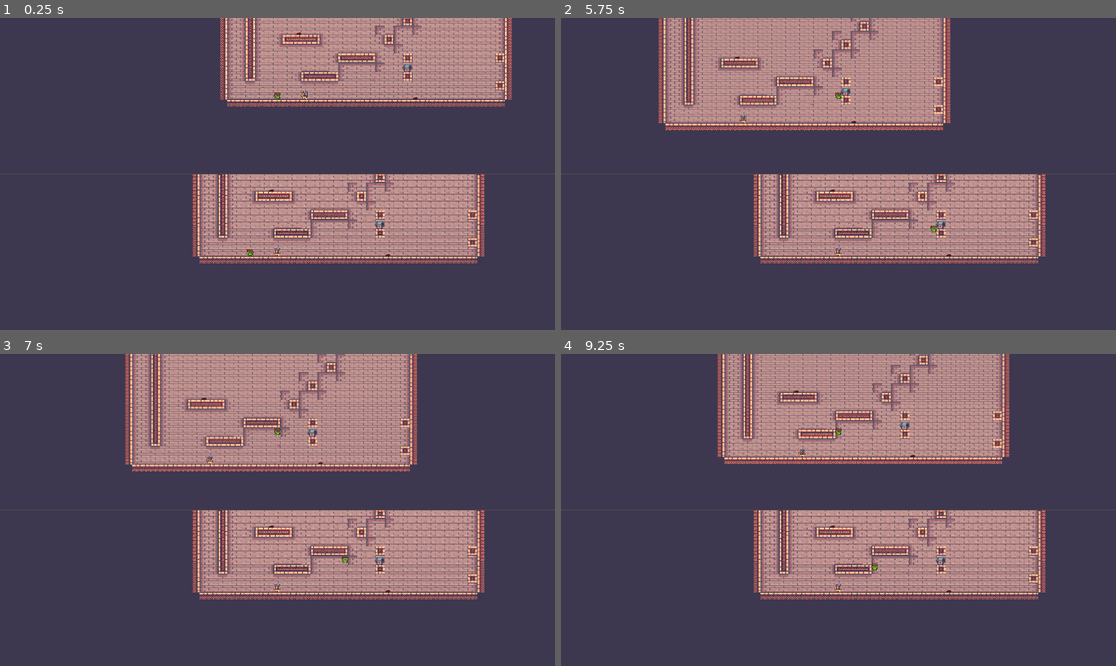
Above: before the commit, frames 1-4 (two rows, left to right).
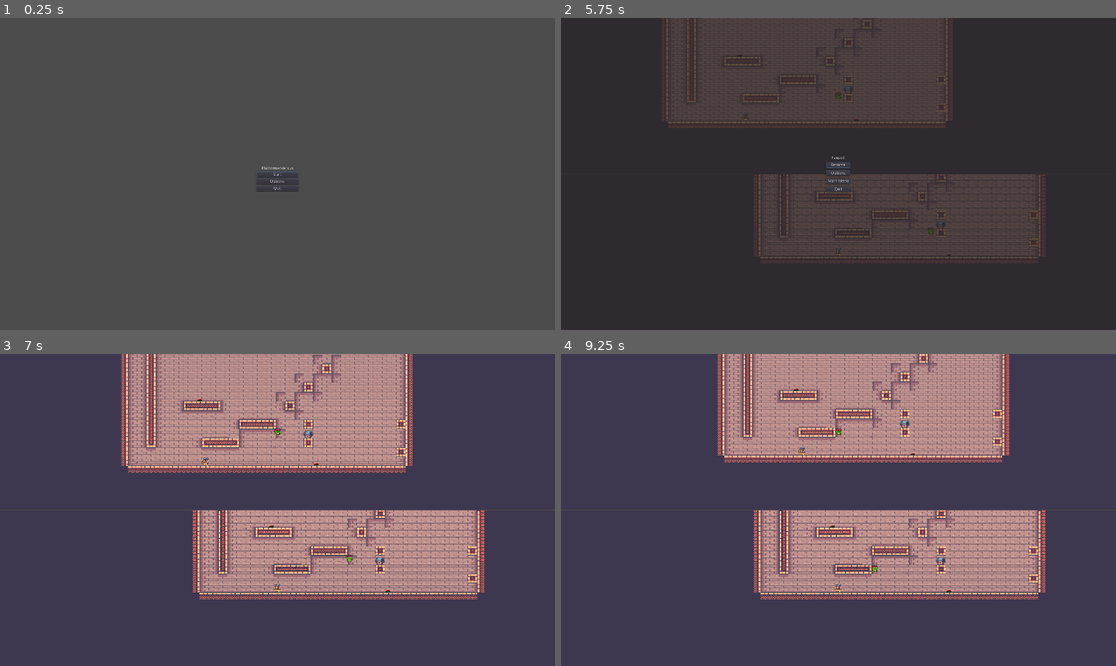
Above: after the commit, the same moments.

Repository: ccarrions/PlatformerVersus
Game: Godot game, scene res://scenes/StartMenu.tscn
Two runs of this game, one before a commit and one after it. Both use one fixed random seed, a clock stepped at 60 frames per second and the inputs below. Before the commit the project starts from res://scenes/SandBox.tscn.
Inputs (mouse positions are in pixels of both pictures, inside the frame that each line leads up to):
- Up to frame 1 (0.25 s): no input
- Up to frame 2 (5.75 s): click (838, 180) at 0.5 s, where only the run after the commit has a clickable "Options"; click (838, 174) at 1.25 s, where only the run after the commit has a clickable "Start"; tap Enter at 2 s; hold Right (p1_move_right) 2.03-3.53 s; tap Up (p1_jump) at 2.27, 3.02, 4.52, 5.27 s; hold Left (p1_move_left) 3.53-4.28 s; hold Right (p1_move_right) from 4.28 s (still down); tap Escape (pause, bound only after the commit) at 5.65 s
- Up to frame 3 (7 s): release Right (p1_move_right) at 5.75 s; click (277, 500) at 5.75 s, where only the run after the commit has a clickable "Resume"; hold Left (p1_move_left) from 6.53 s (still down); tap Up (p1_jump) at 6.77 s
- Up to frame 4 (9.25 s): release Left (p1_move_left) at 7.28 s; hold Right (p1_move_right) 7.28-8.03 s; hold Left (p1_move_left) from 8.03 s (still down); tap Up (p1_jump) at 8.27, 9.02 s

The runs differ from the first frame. In frame 1, 28% of the frame differs, in the area x 34-93%, y 0-79%; in frame 2, 100%, in the area x 0-100%, y 0-100%; in frame 3, 13%; in frame 4, 10%.

Commit message:
Muerte/Respawn/Menu de Inicio/Pause/Ganar
Ganar -> Si llegar al fin, ganas la partida

Diff:
--- a/Character/character.gd
+++ b/Character/character.gd
@@ -1,9 +1,7 @@
 extends KinematicBody2D
-
 
 var velocity = Vector2()
 var LIVES = 1
-
 var GRAVITY = 9
 var SPEED = 250
 var JUMP_SPEED = -300
@@ -16,19 +14,20 @@
 export var controls: Resource = null
 
 func _physics_process(delta):
-	var move_input = Input.get_axis(controls.move_left, controls.move_right)
-	velocity = move_and_slide(velocity, Vector2.UP)
-	velocity.x = move_toward(velocity.x, move_input*SPEED, ACCELERATION*delta)
-	velocity.y += GRAVITY
-	if is_on_floor() and Input.is_action_just_pressed(controls.jump):
-		velocity.y = JUMP_SPEED
+	if not DEAD:
+		var move_input = Input.get_axis(controls.move_left, controls.move_right)
+		velocity = move_and_slide(velocity, Vector2.UP)
+		velocity.x = move_toward(velocity.x, move_input*SPEED, ACCELERATION*delta)
+		velocity.y += GRAVITY
+		if is_on_floor() and Input.is_action_just_pressed(controls.jump):
+			velocity.y = JUMP_SPEED
 
-	if is_on_wall() and Input.is_action_just_pressed(controls.move_left):
-		velocity.y = -JUMP_WALL
-		velocity.x = -WALL_JUMP
-	if is_on_wall() and Input.is_action_just_pressed(controls.move_right):
-		velocity.y = -JUMP_WALL
-		velocity.x = WALL_JUMP
+		if is_on_wall() and Input.is_action_just_pressed(controls.move_left):
+			velocity.y = -JUMP_WALL
+			velocity.x = -WALL_JUMP
+		if is_on_wall() and Input.is_action_just_pressed(controls.move_right):
+			velocity.y = -JUMP_WALL
+			velocity.x = WALL_JUMP
 
 
 
@@ -39,28 +38,38 @@
 
 
 
+
+
+
+
 func take_damage():
 	LIVES -= 1
 	if LIVES <= 0:
 		die()
 
 func die():
-	self.global_position.x = -1000
-	self.global_position.y = -1000
 	DEAD = true
+	self.global_position.x = 800
+	self.global_position.y = 500
+	$CollisionShape2D.set_deferred("disabled", true)
+	self.hide()
 
 
 
 
 func _process(delta):
 	if DEAD:
-		print(timer)
 		timer -= delta
 		if timer < 0:
-			self.global_position.x = 800
-			self.global_position.y = 500
+			self.global_position.x = 500
+			self.global_position.y = 800
+			LIVES = 1
 			timer = 5
 			DEAD = false
+			$CollisionShape2D.set_deferred("disabled", false)
+			self.show()
+
+
 # Called when the node enters the scene tree for the first time.
 func _ready():
 	pass
--- a/project.godot
+++ b/project.godot
@@ -21,7 +21,7 @@
 [application]
 
 config/name="PlatformerVersus"
-run/main_scene="res://scenes/SandBox.tscn"
+run/main_scene="res://scenes/StartMenu.tscn"
 config/icon="res://icon.png"
 
 [display]
@@ -65,6 +65,11 @@
 "events": [ Object(InputEventKey,"resource_local_to_scene":false,"resource_name":"","device":0,"alt":false,"shift":false,"control":false,"meta":false,"command":false,"pressed":false,"scancode":0,"physical_scancode":87,"unicode":0,"echo":false,"script":null)
  ]
 }
+pause={
+"deadzone": 0.5,
+"events": [ Object(InputEventKey,"resource_local_to_scene":false,"resource_name":"","device":0,"alt":false,"shift":false,"control":false,"meta":false,"command":false,"pressed":false,"scancode":0,"physical_scancode":16777217,"unicode":0,"echo":false,"script":null)
+ ]
+}
 
 [physics]
 
--- /dev/null
+++ b/scenes/Finish.tscn
@@ -0,0 +1,17 @@
+[gd_scene load_steps=4 format=2]
+
+[ext_resource path="res://pole.png" type="Texture" id=1]
+[ext_resource path="res://scripts/Finish.gd" type="Script" id=2]
+
+[sub_resource type="RectangleShape2D" id=1]
+extents = Vector2( 10.5, 14.5 )
+
+[node name="Area2D" type="Area2D"]
+script = ExtResource( 2 )
+
+[node name="CollisionShape2D" type="CollisionShape2D" parent="."]
+position = Vector2( 0.5, 1.5 )
+shape = SubResource( 1 )
+
+[node name="Pole" type="Sprite" parent="."]
+texture = ExtResource( 1 )
--- /dev/null
+++ b/scenes/GUI.tscn
@@ -0,0 +1,12 @@
+[gd_scene load_steps=3 format=2]
+
+[ext_resource path="res://scenes/PauseMenu.tscn" type="PackedScene" id=1]
+[ext_resource path="res://scenes/WinScreen.tscn" type="PackedScene" id=2]
+
+[node name="GUI" type="CanvasLayer"]
+
+[node name="PauseControl" parent="." instance=ExtResource( 1 )]
+visible = false
+
+[node name="WinScreen" parent="." instance=ExtResource( 2 )]
+visible = false
--- a/scenes/Level2.tscn
+++ b/scenes/Level2.tscn
@@ -10,6 +10,8 @@
 [ext_resource path="res://scenes/spike.tscn" type="PackedScene" id=8]
 [ext_resource path="res://scenes/bullet.tscn" type="PackedScene" id=9]
 [ext_resource path="res://assets/Sprites/10-Cannon/Idle.png" type="Texture" id=10]
+[ext_resource path="res://scenes/Finish.tscn" type="PackedScene" id=11]
+[ext_resource path="res://scripts/Finish.gd" type="Script" id=12]
 
 [sub_resource type="ConvexPolygonShape2D" id=2]
 points = PoolVector2Array( 0, 0, 32, 0, 32, 32, 0, 32 )
@@ -706,3 +708,8 @@
 position = Vector2( 985, 721 )
 scale = Vector2( -1.4526, 1.4526 )
 texture = ExtResource( 10 )
+
+[node name="Area2D" parent="." instance=ExtResource( 11 )]
+position = Vector2( 1255, 288 )
+scale = Vector2( 2, 2 )
+script = ExtResource( 12 )
--- /dev/null
+++ b/scenes/PauseMenu.tscn
@@ -0,0 +1,60 @@
+[gd_scene load_steps=2 format=2]
+
+[ext_resource path="res://scripts/PauseMenu.gd" type="Script" id=1]
+
+[node name="PauseControl" type="Control"]
+pause_mode = 2
+anchor_right = 1.0
+anchor_bottom = 1.0
+script = ExtResource( 1 )
+
+[node name="ColorRect" type="ColorRect" parent="."]
+anchor_right = 1.0
+anchor_bottom = 1.0
+color = Color( 0.160784, 0.14902, 0.14902, 0.745098 )
+
+[node name="CenterContainer" type="CenterContainer" parent="."]
+anchor_right = 1.0
+anchor_bottom = 1.0
+
+[node name="VBoxContainer" type="VBoxContainer" parent="CenterContainer"]
+margin_left = 918.0
+margin_top = 477.0
+margin_right = 1001.0
+margin_bottom = 603.0
+custom_constants/separation = 8
+
+[node name="PauseLabel" type="Label" parent="CenterContainer/VBoxContainer"]
+margin_right = 83.0
+margin_bottom = 14.0
+text = "Paused"
+align = 1
+
+[node name="ResumeButton" type="Button" parent="CenterContainer/VBoxContainer"]
+margin_top = 22.0
+margin_right = 83.0
+margin_bottom = 42.0
+text = "Resume"
+
+[node name="OptionsButton" type="Button" parent="CenterContainer/VBoxContainer"]
+margin_top = 50.0
+margin_right = 83.0
+margin_bottom = 70.0
+text = "Options"
+
+[node name="MainMenuButton" type="Button" parent="CenterContainer/VBoxContainer"]
+margin_top = 78.0
+margin_right = 83.0
+margin_bottom = 98.0
+text = "Main Menu"
+
+[node name="QuitButton" type="Button" parent="CenterContainer/VBoxContainer"]
+margin_top = 106.0
+margin_right = 83.0
+margin_bottom = 126.0
+text = "Quit"
+
+[connection signal="pressed" from="CenterContainer/VBoxContainer/ResumeButton" to="." method="_on_ResumeButton_pressed"]
+[connection signal="pressed" from="CenterContainer/VBoxContainer/OptionsButton" to="." method="_on_OptionsButton_pressed"]
+[connection signal="pressed" from="CenterContainer/VBoxContainer/MainMenuButton" to="." method="_on_MainMenuButton_pressed"]
+[connection signal="pressed" from="CenterContainer/VBoxContainer/QuitButton" to="." method="_on_QuitButton_pressed"]
--- a/scenes/SandBox.tscn
+++ b/scenes/SandBox.tscn
@@ -1,7 +1,8 @@
-[gd_scene load_steps=3 format=2]
+[gd_scene load_steps=4 format=2]
 
 [ext_resource path="res://scenes/Level2.tscn" type="PackedScene" id=1]
 [ext_resource path="res://scripts/SandBox.gd" type="Script" id=2]
+[ext_resource path="res://scenes/GUI.tscn" type="PackedScene" id=3]
 
 [node name="SandBox" type="Node2D"]
 script = ExtResource( 2 )
@@ -22,7 +23,7 @@
 [node name="Level2" parent="GridContainer/ViewportContainer/Viewport" instance=ExtResource( 1 )]
 
 [node name="SpikeButton" parent="GridContainer/ViewportContainer/Viewport/Level2" index="3"]
-SpawnY = 400
+SpawnY = 390
 
 [node name="Camera2D" type="Camera2D" parent="GridContainer/ViewportContainer/Viewport"]
 current = true
@@ -41,4 +42,6 @@
 position = Vector2( 0, 4 )
 current = true
 
+[node name="GUI" parent="." instance=ExtResource( 3 )]
+
 [editable path="GridContainer/ViewportContainer/Viewport/Level2"]
--- /dev/null
+++ b/scenes/StartMenu.tscn
@@ -0,0 +1,46 @@
+[gd_scene load_steps=2 format=2]
+
+[ext_resource path="res://scripts/StartMenu.gd" type="Script" id=1]
+
+[node name="Menu" type="Control"]
+anchor_right = 1.0
+anchor_bottom = 1.0
+script = ExtResource( 1 )
+
+[node name="VBoxContainer" type="VBoxContainer" parent="."]
+anchor_left = 0.5
+anchor_top = 0.5
+anchor_right = 0.5
+anchor_bottom = 0.5
+margin_left = -73.0
+margin_top = -26.5
+margin_right = 73.0
+margin_bottom = 26.5
+
+[node name="Label" type="Label" parent="VBoxContainer"]
+margin_right = 146.0
+margin_bottom = 14.0
+text = "PlatformerVersus"
+align = 1
+
+[node name="StartButton" type="Button" parent="VBoxContainer"]
+margin_top = 18.0
+margin_right = 146.0
+margin_bottom = 38.0
+text = "Start"
+
+[node name="OptionsButton" type="Button" parent="VBoxContainer"]
+margin_top = 42.0
+margin_right = 146.0
+margin_bottom = 62.0
+text = "Options"
+
+[node name="QuitButton" type="Button" parent="VBoxContainer"]
+margin_top = 66.0
+margin_right = 146.0
+margin_bottom = 86.0
+text = "Quit"
+
+[connection signal="pressed" from="VBoxContainer/StartButton" to="." method="_on_StartButton_pressed"]
+[connection signal="pressed" from="VBoxContainer/OptionsButton" to="." method="_on_OptionsButton_pressed"]
+[connection signal="pressed" from="VBoxContainer/QuitButton" to="." method="_on_QuitButton_pressed"]
--- /dev/null
+++ b/scenes/WinScreen.tscn
@@ -0,0 +1,57 @@
+[gd_scene load_steps=4 format=2]
+
+[ext_resource path="res://Player2 Wins.png" type="Texture" id=1]
+[ext_resource path="res://Player1Wins.png" type="Texture" id=2]
+[ext_resource path="res://scripts/WinScreen.gd" type="Script" id=3]
+
+[node name="WinScreen" type="Control"]
+pause_mode = 2
+anchor_right = 1.0
+anchor_bottom = 1.0
+margin_left = 3.0
+margin_top = -4.0
+margin_right = 10.0
+margin_bottom = 13.0
+script = ExtResource( 3 )
+
+[node name="ColorRect" type="ColorRect" parent="."]
+anchor_right = 1.0
+anchor_bottom = 1.0
+margin_left = -4.0
+margin_top = 3.0
+margin_right = -4.0
+margin_bottom = 3.0
+color = Color( 0.121569, 0.117647, 0.117647, 0.447059 )
+
+[node name="Player1Wins" type="Sprite" parent="."]
+visible = false
+position = Vector2( 964, 541 )
+texture = ExtResource( 2 )
+
+[node name="Player2Wins" type="Sprite" parent="."]
+visible = false
+position = Vector2( 960, 540 )
+texture = ExtResource( 1 )
+
+[node name="VBoxContainer" type="VBoxContainer" parent="."]
+anchor_left = 0.5
+anchor_top = 0.605
+anchor_right = 0.5
+anchor_bottom = 1.0
+margin_left = -42.5
+margin_top = -54.685
+margin_right = 43.5
+
+[node name="MainMenuButton" type="Button" parent="VBoxContainer"]
+margin_right = 86.0
+margin_bottom = 20.0
+text = "Main Menu"
+
+[node name="QuitButton" type="Button" parent="VBoxContainer"]
+margin_top = 24.0
+margin_right = 86.0
+margin_bottom = 44.0
+text = "Quit"
+
+[connection signal="pressed" from="VBoxContainer/MainMenuButton" to="." method="_on_MainMenuButton_pressed"]
+[connection signal="pressed" from="VBoxContainer/QuitButton" to="." method="_on_QuitButton_pressed"]
--- /dev/null
+++ b/scripts/Finish.gd
@@ -0,0 +1,30 @@
+extends Area2D
+
+export var WinScreen = "res://scenes/WinScreen.tscn"
+
+# Declare member variables here. Examples:
+# var a = 2
+# var b = "text"
+
+onready var root = get_parent().get_parent().get_parent().get_parent().get_parent().get_child(1).get_child(1)
+
+# Called when the node enters the scene tree for the first time.
+func _ready():
+	connect("body_entered", self, "win") # Replace with function body.
+	print(root)
+
+func win(body: Node):
+	if body.get_name() == "Player1":
+		root.visible = true
+		root.get_child(1).visible = true
+		get_tree().paused = true
+
+	elif body.get_name() == "Player2":
+		root.visible = true
+		root.get_child(2).visible = true
+		get_tree().paused = true
+
+
+# Called every frame. 'delta' is the elapsed time since the previous frame.
+#func _process(delta):
+#	pass
--- /dev/null
+++ b/scripts/PauseMenu.gd
@@ -0,0 +1,46 @@
+extends Control
+
+var is_paused = false setget set_is_paused
+
+func _unhandled_input(event):
+	if event.is_action_pressed("pause"):
+		self.is_paused = !is_paused
+		$CenterContainer/VBoxContainer/ResumeButton.grab_focus()
+
+func set_is_paused(value):
+	is_paused = value
+	get_tree().paused = is_paused
+	visible = is_paused
+
+
+
+# Declare member variables here. Examples:
+# var a = 2
+# var b = "text"
+
+
+# Called when the node enters the scene tree for the first time.
+func _ready():
+	pass
+
+
+# Called every frame. 'delta' is the elapsed time since the previous frame.
+#func _process(delta):
+#	pass
+
+
+func _on_QuitButton_pressed():
+	get_tree().quit()
+
+
+func _on_MainMenuButton_pressed():
+	get_tree().change_scene("res://scenes/StartMenu.tscn")
+	self.is_paused = false
+
+
+func _on_OptionsButton_pressed():
+	pass # Replace with function body.
+
+
+func _on_ResumeButton_pressed():
+	self.is_paused = false
--- /dev/null
+++ b/scripts/StartMenu.gd
@@ -0,0 +1,26 @@
+extends Control
+
+
+
+# Declare member variables here. Examples:
+# var a = 2
+# var b = "text"
+
+func _on_StartButton_pressed():
+	get_tree().change_scene("res://scenes/SandBox.tscn")
+
+func _on_QuitButton_pressed():
+	get_tree().quit()
+
+# Called when the node enters the scene tree for the first time.
+func _ready():
+	$VBoxContainer/StartButton.grab_focus()  # Replace with function body.
+
+
+# Called every frame. 'delta' is the elapsed time since the previous frame.
+#func _process(delta):
+#	pass
+
+
+func _on_OptionsButton_pressed():
+	pass # Replace with function body.
--- /dev/null
+++ b/scripts/WinScreen.gd
@@ -0,0 +1,25 @@
+extends Control
+
+
+# Declare member variables here. Examples:
+# var a = 2
+# var b = "text"
+
+# Called when the node enters the scene tree for the first time.
+func _ready():
+	pass
+
+
+# Called every frame. 'delta' is the elapsed time since the previous frame.
+#func _process(delta):
+#	pass
+
+
+func _on_MainMenuButton_pressed():
+	get_tree().paused = false
+	get_tree().change_scene("res://scenes/StartMenu.tscn")
+
+
+
+func _on_QuitButton_pressed():
+	get_tree().quit()
Binary file added: Player1Wins.png
Not shown, added: Player1Wins.png.import
Binary file added: Player2 Wins.png
Not shown, added: Player2 Wins.png.import
Binary file added: pole.png
Not shown, added: pole.png.import
Not shown: 1 places in scenes/Level2.tscn that only renumber resources
